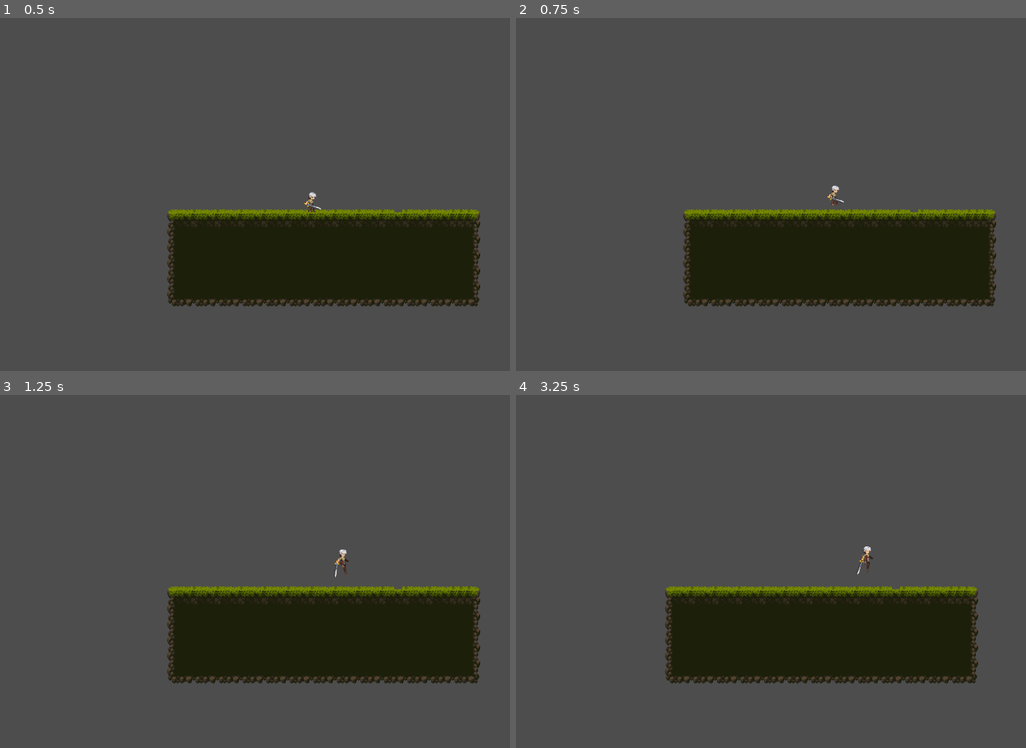
Above: before the commit, frames 1-4 (two rows, left to right).
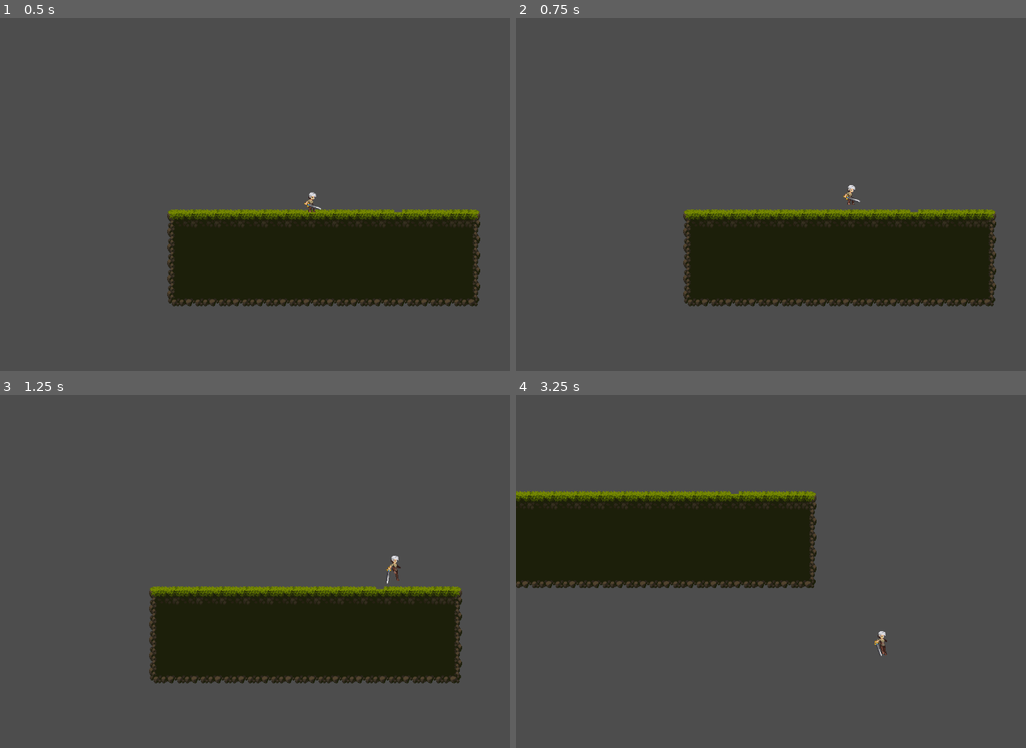
Above: after the commit, the same moments.

Repository: etscheelk/GameTests
Game: Godot game, scene res://Levels/test_level.tscn
Two runs of this game, one before a commit and one after it. Both use one fixed random seed, a clock stepped at 60 frames per second and the inputs below.
Inputs (mouse positions are in pixels of both pictures, inside the frame that each line leads up to):
- Up to frame 1 (0.5 s): no input
- Up to frame 2 (0.75 s): move the mouse to (969, 176) at 0.52 s; hold D (right) from 0.53 s (still down); tap Space (jump) at 0.6 s
- Up to frame 3 (1.25 s): keep holding D (right); tap Space (jump) at 0.77, 1.07 s
- Up to frame 4 (3.25 s): move the mouse to (704, 589) at 1.27 s; tap Mouse wheel up (zoomin) at 1.35 s; tap Space (jump) at 1.52, 1.55, 1.82, 2.3, 2.85, 3.02 s; move the mouse to (893, 493) at 2.02 s; release D (right) at 2.03 s; hold A (left) 2.03-2.78 s; tap Mouse wheel down (zoomout) at 2.1 s; move the mouse to (796, 642) at 2.77 s; hold D (right) from 2.78 s (still down)

Frame 1 is identical in both runs. In frame 2, 0.1% of the frame differs, in the area x 60-68%, y 47-54%; in frame 3, 3.5%; in frame 4, 32%, in the area x 0-91%, y 27-82%.

Commit message:
Removed double jump and added Quake speed and accel values

Diff:
--- a/Characters/player.gd
+++ b/Characters/player.gd
@@ -1,7 +1,7 @@
 extends CharacterBody2D
 
-@export var stopSpeed : float = 20
-@export var groundFriction : float = 10
+@export var stopSpeed : float = 100
+@export var groundFriction : float = 6
 
 @export var walkSpeed : float = 100.0
 @export var fastWalkSpeed : float = 150.0
@@ -47,7 +47,8 @@
 			jump()
 		elif not has_double_jumped:
 			# Then double jump in air
-			double_jump()
+#			double_jump()
+			pass
 
 
 	# Get the input direction and handle the movement/deceleration.
@@ -56,7 +57,7 @@
 #	if (animated_sprite.animation != "jump_end"):
 #		# velocity.x = direction.x * walkSpeed
 	friction()
-	accel(Vector2(direction.x, 0), walkSpeed, 12)
+	accel(Vector2(direction.x, 0), 320, 10)
 #	else:
 #		# velocity.x = move_toward(velocity.x, 0, walkSpeed)
 #		pass
Not shown, changed: README.md
